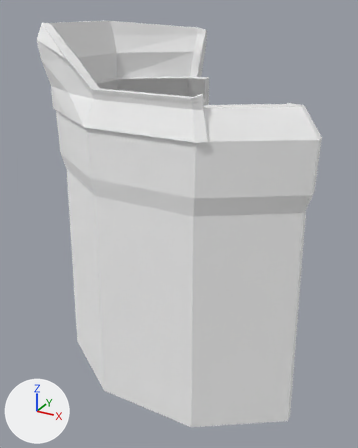
The OBJ model Models/person_female_cape.obj: old version first, new version second.
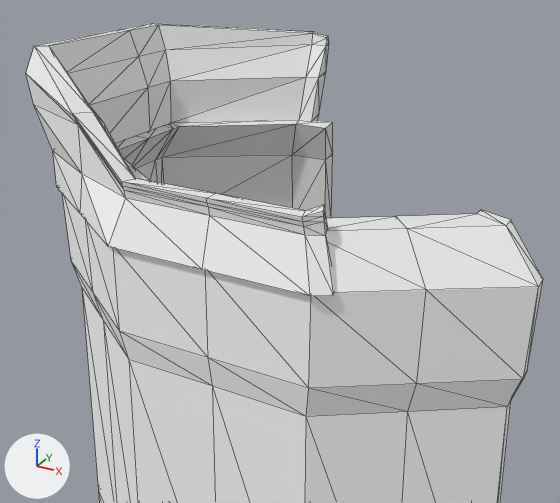
There are two pictures of each version: one whole from a camera (50 mm lens) standing at (0.385, -0.743, 0.825) and looking at (-0.023, -0.002, 0.455), one close up from a camera (50 mm lens) standing at (0.313, -0.612, 0.912) and looking at (-0.05, 0.047, 0.583). Arrows for +X, +Y and +Z are at lower left; the lights stay in place. The last two pictures show the newer version. The close-ups show mesh edges as thin lines. Where no turn or scale is listed for an object, it has been applied to the vertices.

Names of what the first close-up shows: 'person_female_cape'.
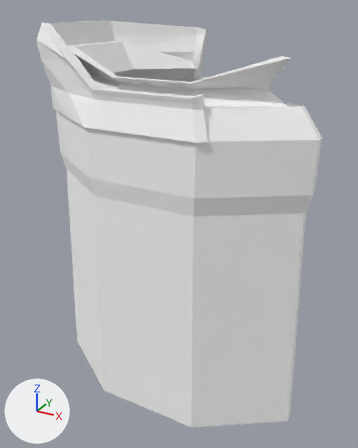
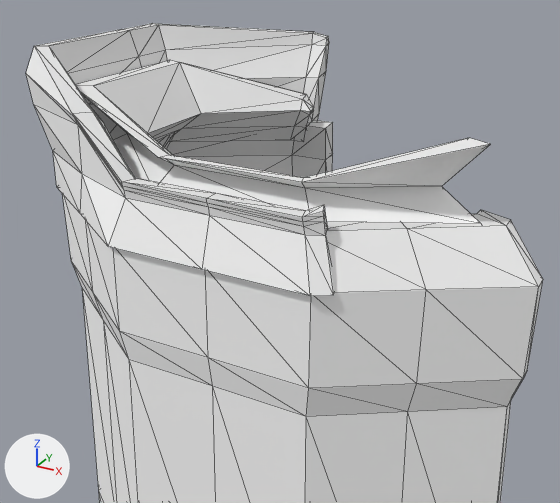
Boxes (x1, y1, x2, y2) around the edits, measured in the close-ups (560 x 503 px):
part 1 of me_person_female_cape, added: after (75, 60, 490, 224)

The change, as a diff of the scene's bpy script:
```diff
--- a/Models/person_female_cape.obj.py
+++ b/Models/person_female_cape.obj.py
@@ me_person_female_cape @@
 # used by ob_person_female_cape; location = (0.0, 0.0, 0.0)
-me_person_female_cape.from_pydata(...)  # 274 vertices, 536 faces; spans x -0.24..0.234, y -0.168..0.21, z 0.16..0.8
+me_person_female_cape.from_pydata(...)  # 330 vertices, 644 faces; spans x -0.24..0.234, y -0.168..0.21, z 0.16..0.8
+# me_person_female_cape part 1: a new loose piece of 56 vertices spanning x -0.217..0.204, y -0.137..0.148, z 0.68..0.765
 me_person_female_cape.materials.append(mat_stuff_plain)
```
